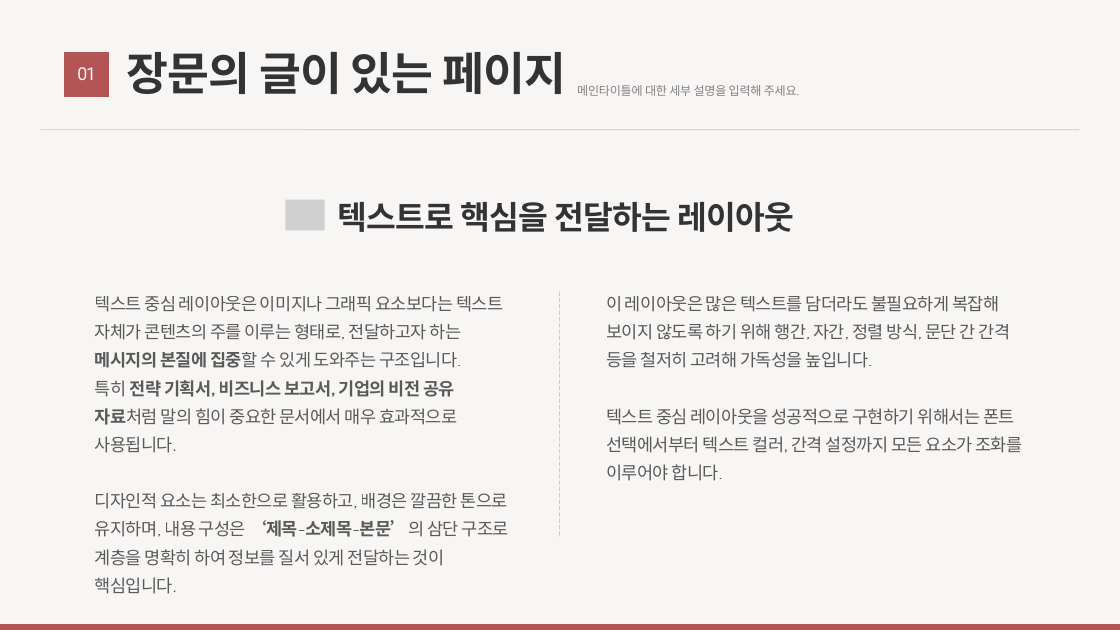
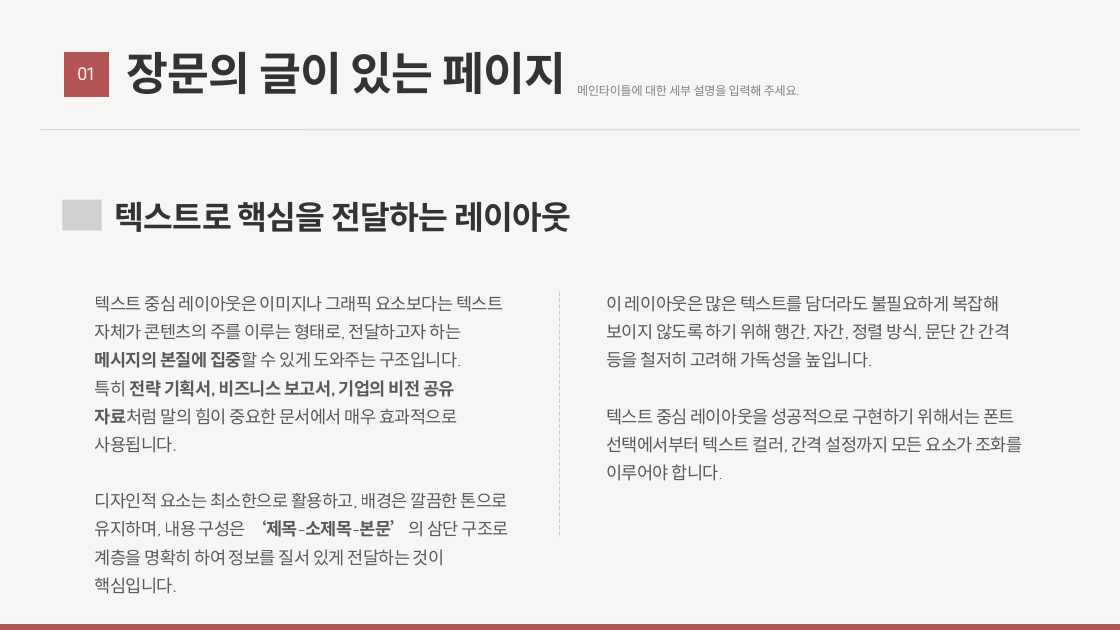
Before and after one commit to JiyouKim9603/project-ai, a slide deck: slide 2 of backend/template.pptx. Drawn at 1120x630 pixels with LibreOffice and Linux fonts; fonts in the diff are those of the drawing; grey boxes stand for pictures; background and template pictures are left out. Boxes give left, top, right and bottom in pixels: in the first picture for what was removed or moved away, otherwise in the second. Text is boxed around its words. In the diff, an @@ line names an element or a change of style, - is before the commit and + after.

Commit message:
main.py수정
ppt 글자수 조절

```diff
--- a/backend/template.pptx
+++ b/backend/template.pptx
@@ picture: place and size @@
-picture at (286,200,325,231)
+picture at (63,200,102,231)
@@ text "텍스트로 핵심을 전달하는 레이아웃": place and size @@
-text "텍스트로 핵심을 전달하는 레이아웃" at (338,202,794,232)
+text "텍스트로 핵심을 전달하는 레이아웃" at (115,202,571,232)
```
Also in this commit, not shown: 1 other file.
